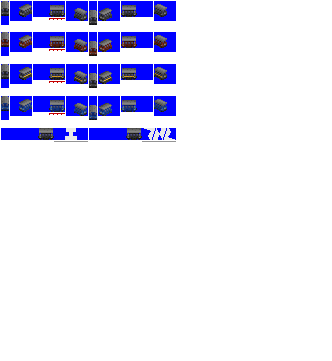
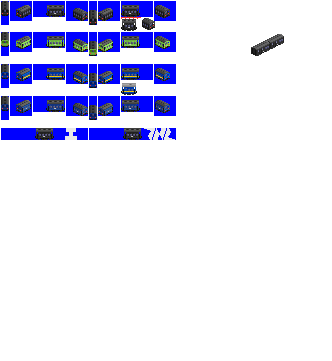
Revision of a layered (332, 361) image; what changed, layer by layer:
hid "yo 1" over box(1, 1, 176, 142)
showed "yo 5000", painted on it over box(1, 1, 284, 140)
